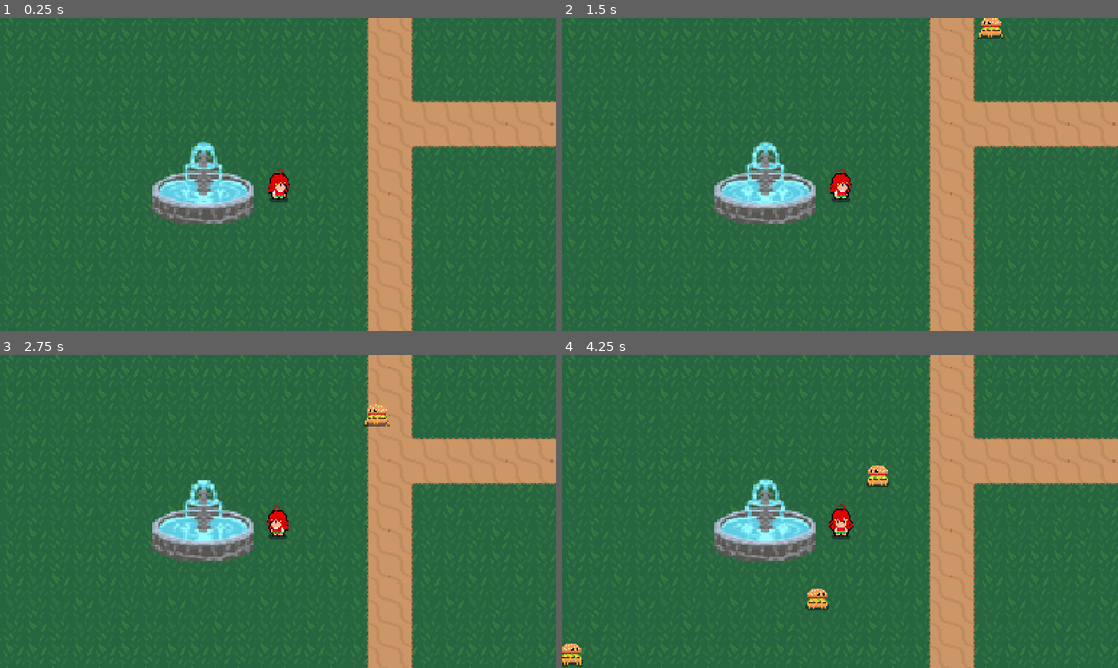
Above: before the commit, frames 1-4 (two rows, left to right).
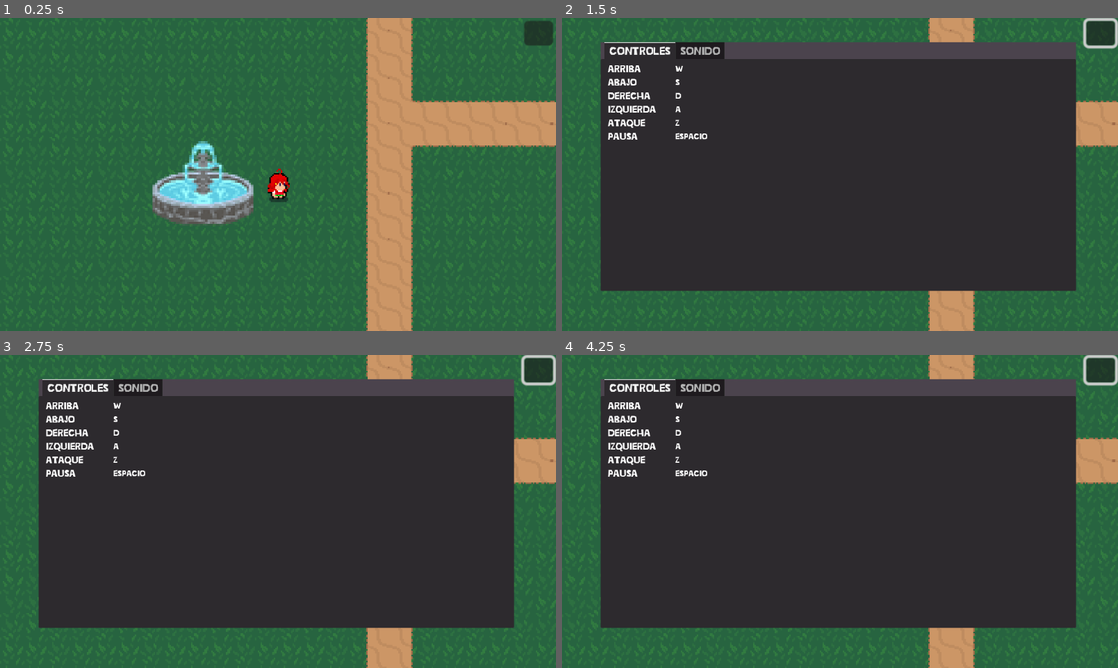
Above: after the commit, the same moments.

Repository: AbrahamReyes08/-
Game: Godot game, scene res://Scenes/MainWorld.tscn
The game is run twice, just before and just after one commit, with the same random seed, the same clock (stepped at 60 frames per second) and the same inputs. This scene is started directly instead of the project's main scene.
Inputs (mouse positions are in pixels of both pictures, inside the frame that each line leads up to):
- Up to frame 1 (0.25 s): no input
- Up to frame 2 (1.5 s): click (1101, 33) at 0.52 s; move the mouse to (962, 158) at 1.27 s
- Up to frame 3 (2.75 s): move the mouse to (166, 527) at 2.02 s
- Up to frame 4 (4.25 s): move the mouse to (895, 442) at 2.77 s; move the mouse to (812, 574) at 3.52 s

The runs differ from the first frame. In frame 1, 1.5% of the frame differs, in the area x 27-100%, y 0-100%; in frame 2, 69%, in the area x 6-100%, y 0-100%; in frame 3, 69%; in frame 4, 69%.

Commit message:
PAUSAS, SCALAS, SONIDOS, EFECTOS
P

Diff:
--- a/Adds/Scenes/enemigo.tscn
+++ b/Adds/Scenes/enemigo.tscn
@@ -1,9 +1,10 @@
-[gd_scene load_steps=14 format=3 uid="uid://cpvke8rl1ed2m"]
+[gd_scene load_steps=15 format=3 uid="uid://cpvke8rl1ed2m"]
 
 [ext_resource type="Script" path="res://Scripts/enemigo.gd" id="1_k40y0"]
 [ext_resource type="Texture2D" uid="uid://bkf11yn0bypxn" path="res://Assets/burger.png" id="2_spyty"]
 [ext_resource type="PackedScene" uid="uid://c1jcpr01nhef5" path="res://Adds/MovementScenes/movimientoenem.tscn" id="3_0pjuy"]
 [ext_resource type="Script" path="res://Adds/Scenes/HitBoxEnem.gd" id="4_q73lm"]
+[ext_resource type="AudioStream" uid="uid://bag2exfu3orde" path="res://Sounds/death effect.mp3" id="5_4nf4r"]
 
 [sub_resource type="CapsuleShape2D" id="CapsuleShape2D_ndxs1"]
 radius = 5.0
@@ -142,4 +143,8 @@
 "": SubResource("AnimationLibrary_dvbwv")
 }
 
+[node name="Effect" type="AudioStreamPlayer2D" parent="."]
+stream = ExtResource("5_4nf4r")
+bus = &"SFX"
+
 [connection signal="area_entered" from="HurtBox" to="." method="_on_hurt_box_area_entered"]
--- a/Adds/Scenes/personaje.tscn
+++ b/Adds/Scenes/personaje.tscn
@@ -3,7 +3,7 @@
 [ext_resource type="PackedScene" uid="uid://bkqd0ixaxta6c" path="res://Adds/MovementScenes/movimiento.tscn" id="1_2hqh2"]
 [ext_resource type="Texture2D" uid="uid://dx4ykml56kqps" path="res://Assets/jugador1.png" id="2_pxpaw"]
 [ext_resource type="Script" path="res://Scripts/HitBox.gd" id="3_fhbup"]
-[ext_resource type="PackedScene" uid="uid://ecdkkp64u7mx" path="res://Scenes/popupSettings.tscn" id="4_itu7o"]
+[ext_resource type="AudioStream" uid="uid://dbyo461725ygk" path="res://Sounds/punch-2-166695.mp3" id="4_vpmoh"]
 
 [sub_resource type="GDScript" id="GDScript_r7xs3"]
 script/source = "extends CharacterBody2D
@@ -54,6 +54,7 @@
 				puedeatacar=false
 				$CooldownAtaque.start()
 				animPlayer.play(\"Hit\"+lastanim)
+				$Effects/punch.play()
 				await (animPlayer.animation_finished)
 				atacar=false
 	else:
@@ -64,6 +65,7 @@
 				puedeatacar=false
 				$CooldownAtaque.start()
 				animPlayer.play(\"Hit\"+lastanim)
+				$Effects/punch.play()
 				await (animPlayer.animation_finished)
 				atacar=false
 
@@ -87,9 +89,6 @@
 func _on_timer_timeout():
 	puedeatacar=true
 
-func _on_button_pressed():
-	$Popup.popup()
-
 func _on_hurt_box_area_entered(HitBox: Area2D):
 	if(HitBox.name == \"HitBox\"):
 		var damage=HitBox.damage
@@ -97,12 +96,12 @@
 		sprite.self_modulate.a = 0.75
 		$\"HurtBox\".disable_mode = true
 		$\"CooldownAtaque\".wait_time = 0.25
-		$Movimiento.speed = 75
+		$Movimiento.speed = 110
 		$\"HitCooldown\".start()
 
 func _on_hit_cooldown_timeout():
 	sprite.self_modulate.a = 1
-	$Movimiento.speed = 50
+	$Movimiento.speed = 80
 	$\"HurtBox\".disable_mode = false
 	$\"CooldownAtaque\".wait_time = cooldowntime
 "
@@ -429,7 +428,7 @@
 texture = ExtResource("2_pxpaw")
 hframes = 6
 vframes = 10
-frame = 45
+frame = 54
 
 [node name="AnimationPlayer" type="AnimationPlayer" parent="."]
 libraries = {
@@ -462,22 +461,18 @@
 
 [node name="Camera2D" type="Camera2D" parent="."]
 
-[node name="Button" type="Button" parent="Camera2D"]
-offset_left = 530.0
-offset_top = -317.0
-offset_right = 566.0
-offset_bottom = -289.0
-
 [node name="CooldownAtaque" type="Timer" parent="."]
 wait_time = 1.25
 
-[node name="Popup" parent="." instance=ExtResource("4_itu7o")]
-visible = false
-
 [node name="HitCooldown" type="Timer" parent="."]
 wait_time = 5.0
 
+[node name="Effects" type="Node2D" parent="."]
+
+[node name="punch" type="AudioStreamPlayer2D" parent="Effects"]
+stream = ExtResource("4_vpmoh")
+bus = &"SFX"
+
 [connection signal="area_entered" from="HurtBox" to="." method="_on_hurt_box_area_entered"]
-[connection signal="pressed" from="Camera2D/Button" to="." method="_on_button_pressed"]
 [connection signal="timeout" from="CooldownAtaque" to="." method="_on_timer_timeout"]
 [connection signal="timeout" from="HitCooldown" to="." method="_on_hit_cooldown_timeout"]
--- a/Scenes/DesertWorld.tscn
+++ b/Scenes/DesertWorld.tscn
@@ -344,6 +344,7 @@
 sources/3 = SubResource("TileSetAtlasSource_uur42")
 
 [node name="DesertWorld" type="Node2D"]
+scale = Vector2(2.5, 2.5)
 script = ExtResource("1_siji5")
 
 [node name="TextureRect" type="TextureRect" parent="."]
--- a/Scenes/MainWorld.tscn
+++ b/Scenes/MainWorld.tscn
@@ -10,6 +10,9 @@
 [ext_resource type="Texture2D" uid="uid://5vb8vpj2ltbh" path="res://imports/Bush.png" id="8_7usbk"]
 [ext_resource type="Texture2D" uid="uid://b5vnrxvwyxssq" path="res://imports/fuenteDeAgua.png" id="10_hoy05"]
 [ext_resource type="PackedScene" uid="uid://bcbl7ac53rpn" path="res://Adds/Scenes/arrow_thrower.tscn" id="10_kphet"]
+[ext_resource type="PackedScene" uid="uid://pyte6dejwilv" path="res://Scenes/pausePopup.tscn" id="11_bljsd"]
+[ext_resource type="AudioStream" uid="uid://3smjlv48x1k1" path="res://Sounds/optime mapa.mp3" id="12_vj42s"]
+[ext_resource type="AudioStream" uid="uid://chi8ianedfwie" path="res://Sounds/loop.mp3" id="13_3owdl"]
 
 [sub_resource type="TileSetAtlasSource" id="TileSetAtlasSource_r7jpm"]
 texture = ExtResource("2_sm8oj")
@@ -334,6 +337,7 @@
 }]
 
 [node name="World" type="Node2D"]
+scale = Vector2(3, 3)
 script = ExtResource("1_8m17j")
 
 [node name="TextureRect" type="TextureRect" parent="."]
@@ -358,9 +362,6 @@
 format = 2
 layer_0/tile_data = PackedInt32Array(0, 3, 0, 1, 327683, 0, 2, 131075, 0, 3, 327683, 0, 4, 262147, 0, 5, 327683, 0, 6,  …(10610 unchanged characters)…
 
-[node name="Personaje" parent="." instance=ExtResource("5_cva4f")]
-position = Vector2(578, 325)
-
 [node name="bushesArea" type="Area2D" parent="."]
 
 [node name="Bush6" type="Sprite2D" parent="bushesArea"]
@@ -526,5 +527,32 @@
 
 [node name="ArrowThrower" parent="." instance=ExtResource("10_kphet")]
 
+[node name="Popup2" parent="." instance=ExtResource("11_bljsd")]
+visible = false
+
+[node name="Node" type="Node" parent="."]
+
+[node name="Personaje" parent="." instance=ExtResource("5_cva4f")]
+position = Vector2(578, 325)
+
+[node name="PauseButton" type="Button" parent="Personaje"]
+offset_left = 170.0
+offset_top = -106.0
+offset_right = 190.0
+offset_bottom = -89.0
+
+[node name="Start" type="AudioStreamPlayer2D" parent="."]
+stream = ExtResource("12_vj42s")
+volume_db = 24.0
+bus = &"SFX"
+
+[node name="fondo" type="AudioStreamPlayer2D" parent="."]
+stream = ExtResource("13_3owdl")
+volume_db = 24.0
+autoplay = true
+bus = &"Music"
+
 [connection signal="child_exiting_tree" from="." to="." method="_on_child_exiting_tree"]
 [connection signal="timeout" from="EnemySpawn" to="." method="_on_enemy_spawn_timeout"]
+[connection signal="visibility_changed" from="Popup2" to="." method="_on_popup_2_visibility_changed"]
+[connection signal="pressed" from="Personaje/PauseButton" to="." method="_on_pause_button_pressed"]
--- a/Scenes/menu.tscn
+++ b/Scenes/menu.tscn
@@ -1,10 +1,11 @@
-[gd_scene load_steps=8 format=3 uid="uid://c3vc7i7acbtxb"]
+[gd_scene load_steps=9 format=3 uid="uid://c3vc7i7acbtxb"]
 
 [ext_resource type="Script" path="res://Scripts/Menu.gd" id="1_uhuwb"]
 [ext_resource type="FontFile" uid="uid://c0c4myavfhko0" path="res://Fonts/ZeroCool.otf" id="2_jg4ew"]
 [ext_resource type="PackedScene" uid="uid://df6782cwru7" path="res://Scenes/parallax_background.tscn" id="3_vlgqp"]
 [ext_resource type="AudioStream" uid="uid://lns0awibxvkj" path="res://Sounds/pulsaBoton.mp3" id="4_61aol"]
 [ext_resource type="AudioStream" uid="uid://mgi4bie4m78d" path="res://Sounds/interfazSonido.mp3" id="5_lklq2"]
+[ext_resource type="AudioStream" uid="uid://3smjlv48x1k1" path="res://Sounds/optime mapa.mp3" id="6_58aum"]
 [ext_resource type="PackedScene" uid="uid://ecdkkp64u7mx" path="res://Scenes/popupSettings.tscn" id="6_dcbpp"]
 [ext_resource type="PackedScene" uid="uid://1dqe0g45rivi" path="res://Scenes/popupMap.tscn" id="7_1y8mg"]
 
@@ -13,6 +14,8 @@
 anchors_preset = 15
 anchor_right = 1.0
 anchor_bottom = 1.0
+offset_right = -315.0
+offset_bottom = 247.0
 grow_horizontal = 2
 grow_vertical = 2
 script = ExtResource("1_uhuwb")
@@ -71,6 +74,10 @@
 autoplay = true
 bus = &"Music"
 
+[node name="SelectMap" type="AudioStreamPlayer2D" parent="Sonidos"]
+stream = ExtResource("6_58aum")
+bus = &"SFX"
+
 [node name="Popup" parent="." instance=ExtResource("6_dcbpp")]
 visible = false
 
--- /dev/null
+++ b/Scenes/pausePopup.gd
@@ -0,0 +1,5 @@
+extends Popup
+
+func _process(delta):
+	if Input.is_action_just_pressed("Pause"):
+		popup_hide
--- /dev/null
+++ b/Scenes/pausePopup.tscn
@@ -0,0 +1,175 @@
+[gd_scene load_steps=3 format=3 uid="uid://pyte6dejwilv"]
+
+[ext_resource type="Script" path="res://Scenes/pausePopup.gd" id="1_7kknn"]
+[ext_resource type="FontFile" uid="uid://c0c4myavfhko0" path="res://Fonts/ZeroCool.otf" id="1_l28oo"]
+
+[node name="Popup" type="Popup"]
+position = Vector2i(80, 50)
+size = Vector2i(985, 515)
+visible = true
+script = ExtResource("1_7kknn")
+
+[node name="ColorRect" type="ColorRect" parent="."]
+offset_left = -0.5
+offset_top = -1.0
+offset_right = 985.5
+offset_bottom = 519.0
+color = Color(0.247059, 0.0196078, 0.301961, 0.137255)
+
+[node name="TabContainer" type="TabContainer" parent="."]
+custom_minimum_size = Vector2(985, 515)
+offset_right = 40.0
+offset_bottom = 40.0
+theme_override_fonts/font = ExtResource("1_l28oo")
+theme_override_font_sizes/font_size = 23
+
+[node name="Controles" type="TabBar" parent="TabContainer"]
+layout_mode = 2
+theme_override_fonts/font = ExtResource("1_l28oo")
+
+[node name="GridContainer" type="GridContainer" parent="TabContainer/Controles"]
+layout_mode = 0
+offset_left = 15.0
+offset_top = 8.0
+offset_right = 124.0
+offset_bottom = 159.0
+theme_override_constants/h_separation = 40
+theme_override_constants/v_separation = 4
+columns = 2
+
+[node name="Arriba" type="Label" parent="TabContainer/Controles/GridContainer"]
+layout_mode = 2
+theme_override_fonts/font = ExtResource("1_l28oo")
+theme_override_font_sizes/font_size = 20
+text = "Arriba"
+vertical_alignment = 3
+
+[node name="Label6" type="Label" parent="TabContainer/Controles/GridContainer"]
+layout_mode = 2
+theme_override_fonts/font = ExtResource("1_l28oo")
+theme_override_font_sizes/font_size = 17
+text = "W"
+
+[node name="Abajo" type="Label" parent="TabContainer/Controles/GridContainer"]
+layout_mode = 2
+theme_override_fonts/font = ExtResource("1_l28oo")
+theme_override_font_sizes/font_size = 20
+text = "Abajo
+"
+vertical_alignment = 3
+
+[node name="Label8" type="Label" parent="TabContainer/Controles/GridContainer"]
+layout_mode = 2
+theme_override_fonts/font = ExtResource("1_l28oo")
+theme_override_font_sizes/font_size = 17
+text = "S"
+
+[node name="Derecha" type="Label" parent="TabContainer/Controles/GridContainer"]
+layout_mode = 2
+theme_override_fonts/font = ExtResource("1_l28oo")
+theme_override_font_sizes/font_size = 20
+text = "Derecha
+"
+vertical_alignment = 3
+
+[node name="Label10" type="Label" parent="TabContainer/Controles/GridContainer"]
+layout_mode = 2
+theme_override_fonts/font = ExtResource("1_l28oo")
+theme_override_font_sizes/font_size = 17
+text = "D"
+
+[node name="Izquierda" type="Label" parent="TabContainer/Controles/GridContainer"]
+layout_mode = 2
+theme_override_fonts/font = ExtResource("1_l28oo")
+theme_override_font_sizes/font_size = 20
+text = "Izquierda
+"
+vertical_alignment = 3
+
+[node name="Label9" type="Label" parent="TabContainer/Controles/GridContainer"]
+layout_mode = 2
+theme_override_fonts/font = ExtResource("1_l28oo")
+theme_override_font_sizes/font_size = 17
+text = "A"
+
+[node name="Ataque" type="Label" parent="TabContainer/Controles/GridContainer"]
+layout_mode = 2
+theme_override_fonts/font = ExtResource("1_l28oo")
+theme_override_font_sizes/font_size = 20
+text = "Ataque"
+vertical_alignment = 3
+
+[node name="Label7" type="Label" parent="TabContainer/Controles/GridContainer"]
+layout_mode = 2
+theme_override_fonts/font = ExtResource("1_l28oo")
+theme_override_font_sizes/font_size = 17
+text = "Z
+"
+
+[node name="Ataque2" type="Label" parent="TabContainer/Controles/GridContainer"]
+layout_mode = 2
+theme_override_fonts/font = ExtResource("1_l28oo")
+theme_override_font_sizes/font_size = 20
+text = "Pausa"
+vertical_alignment = 3
+
+[node name="Label11" type="Label" parent="TabContainer/Controles/GridContainer"]
+layout_mode = 2
+theme_override_fonts/font = ExtResource("1_l28oo")
+theme_override_font_sizes/font_size = 17
+text = "ESPACIO"
+
+[node name="Sonido" type="TabBar" parent="TabContainer"]
+visible = false
+layout_mode = 2
+theme_override_fonts/font = ExtResource("1_l28oo")
+
+[node name="GridContainer" type="GridContainer" parent="TabContainer/Sonido"]
+offset_left = 15.0
+offset_top = 8.0
+offset_right = 379.0
+offset_bottom = 98.0
+theme_override_constants/h_separation = 50
+theme_override_constants/v_separation = 20
+columns = 2
+
+[node name="AudioMusicLbl" type="Label" parent="TabContainer/Sonido/GridContainer"]
+layout_mode = 2
+theme_override_fonts/font = ExtResource("1_l28oo")
+theme_override_font_sizes/font_size = 27
+text = "Volumen de musica"
+
+[node name="Maximo2" type="Label" parent="TabContainer/Sonido/GridContainer"]
+layout_mode = 2
+text = "MIN
+"
+
+[node name="AudioSFXLbl" type="Label" parent="TabContainer/Sonido/GridContainer"]
+layout_mode = 2
+theme_override_fonts/font = ExtResource("1_l28oo")
+theme_override_font_sizes/font_size = 27
+text = "Volumen de efectos"
+
+[node name="Maximo3" type="Label" parent="TabContainer/Sonido/GridContainer"]
+layout_mode = 2
+text = "MIN
+"
+
+[node name="HSlider" type="HSlider" parent="TabContainer/Sonido"]
+layout_mode = 0
+offset_left = 400.0
+offset_top = 15.0
+offset_right = 959.0
+offset_bottom = 31.0
+min_value = -28.0
+max_value = 25.0
+step = 0.01
+
+[node name="HSlider2" type="HSlider" parent="TabContainer/Sonido"]
+offset_left = 400.0
+offset_top = 71.0
+offset_right = 959.0
+offset_bottom = 87.0
+min_value = -28.0
+max_value = 25.0
+step = 0.01
--- a/Scenes/popupSettings.tscn
+++ b/Scenes/popupSettings.tscn
@@ -38,6 +38,7 @@
 theme_override_fonts/font = ExtResource("1_e6bkd")
 
 [node name="Video" type="TabBar" parent="SettingsTabs"]
+visible = false
 layout_mode = 2
 
 [node name="MarginContainer" type="MarginContainer" parent="SettingsTabs/Video"]
@@ -98,7 +99,6 @@
 value = 0.01
 
 [node name="Audio" type="TabBar" parent="SettingsTabs"]
-visible = false
 layout_mode = 2
 
 [node name="MarginContainer" type="MarginContainer" parent="SettingsTabs/Audio"]
--- a/Scripts/MainWorld.gd
+++ b/Scripts/MainWorld.gd
@@ -3,7 +3,10 @@
 @onready var enemy = preload("res://Adds/Scenes/enemigo.tscn")
 @onready var personaje = $Personaje
 @onready var arrowthrower = $"ArrowThrower"
+@onready var pauseButton = $Personaje/PauseButton
 
+
+var pauseee=false
 var maxenemy=25
 var cantenemy=0
 
@@ -11,9 +14,13 @@
 	$EnemySpawn.start()
 	$fuente.play("default")
 	arrowthrower.set_player(personaje)
+	$Start.play()
 
 func _process(delta):
 	arrowthrower.position=personaje.position
+
+	if Input.is_action_just_pressed("Pause"):
+		$Popup2.popup()
 
 func _on_enemy_spawn_timeout():
 	if(cantenemy<maxenemy):
@@ -40,3 +47,13 @@
 
 func _on_child_exiting_tree(enemy):
 	cantenemy-=1
+
+
+func _on_pause_button_pressed():
+	$Popup2.popup()
+
+func _on_popup_2_visibility_changed():
+	if $Popup2.visible==true:
+		get_tree().paused = true
+	else:
+		get_tree().paused=false
--- a/Scripts/Movimiento.gd
+++ b/Scripts/Movimiento.gd
@@ -1,7 +1,7 @@
 extends Node
 class_name Movimiento
 
-var speed = 50;
+var speed = 80;
 var personaje: CharacterBody2D
 
 func setupPersonaje(personaje: CharacterBody2D):
--- a/Scripts/enemigo.gd
+++ b/Scripts/enemigo.gd
@@ -2,6 +2,8 @@
 
 @onready var movimiento: MovimientoEnem = $"MovimientoEnem" as MovimientoEnem
 @onready var animPlayer = $"AnimationPlayer"
+@onready var burgerFalling=$burgerFalling
+
 var jugador
 var hp = 100
 var damage = 25
@@ -39,8 +41,11 @@
 func selfdestroy():
 	if(hp<=0):
 		animPlayer.play("Death")
+		$Effect.play()
 		await (animPlayer.animation_finished)
 		queue_free()
+
+
 
 func _on_hurt_box_area_entered(HitBox: Area2D):
 	var damageSourcePos = HitBox.global_position
--- a/Scripts/popupMap.gd
+++ b/Scripts/popupMap.gd
@@ -14,5 +14,6 @@
 func _on_button_pressed():
 	get_tree().change_scene_to_file("res://Scenes/MainWorld.tscn")
 
+
 func _on_button_2_pressed():
 	get_tree().change_scene_to_file("res://Scenes/DesertWorld.tscn")
--- a/Sounds/default_bus_layout.tres
+++ b/Sounds/default_bus_layout.tres
@@ -12,5 +12,5 @@
 bus/2/solo = false
 bus/2/mute = false
 bus/2/bypass_fx = false
-bus/2/volume_db = 0.0
+bus/2/volume_db = 6.02
 bus/2/send = &"Master"
--- a/project.godot
+++ b/project.godot
@@ -26,7 +26,6 @@
 [display]
 
 window/stretch/mode="viewport"
-window/stretch/scale=3.0
 
 [input]
 
@@ -57,7 +56,13 @@
 attack={
 "deadzone": 0.5,
 "events": [Object(InputEventMouseButton,"resource_local_to_scene":false,"resource_name":"","device":-1,"window_id":0,"a …(253 unchanged characters)…
-, Object(InputEventKey,"resource_local_to_scene":false,"resource_name":"","device":-1,"window_id":0,"alt_pressed":false,"shift_pressed":false,"ctrl_pressed":false,"meta_pressed":false,"pressed":false,"keycode":0,"physical_keycode":32,"key_label":0,"unicode":32,"echo":false,"script":null)
+, Object(InputEventKey,"resource_local_to_scene":false,"resource_name":"","device":0,"window_id":0,"alt_pressed":false,"shift_pressed":false,"ctrl_pressed":false,"meta_pressed":false,"pressed":false,"keycode":0,"physical_keycode":90,"key_label":0,"unicode":0,"echo":false,"script":null)
+]
+}
+Pause={
+"deadzone": 0.5,
+"events": [Object(InputEventKey,"resource_local_to_scene":false,"resource_name":"","device":0,"window_id":0,"alt_pressed":false,"shift_pressed":false,"ctrl_pressed":false,"meta_pressed":false,"pressed":false,"keycode":32,"physical_keycode":32,"key_label":32,"unicode":0,"echo":false,"script":null)
+, Object(InputEventKey,"resource_local_to_scene":false,"resource_name":"","device":0,"window_id":0,"alt_pressed":false,"shift_pressed":false,"ctrl_pressed":false,"meta_pressed":false,"pressed":false,"keycode":0,"physical_keycode":4194305,"key_label":0,"unicode":0,"echo":false,"script":null)
 ]
 }
 
Binary file added: Assets/burger cayendo.png
Not shown, added: Assets/burger cayendo.png.import
Not shown: 1 places in Scenes/MainWorld.tscn that only renumber resources
Not shown, added: Sounds/death effect.mp3.import
Not shown, added: Sounds/loop.mp3.import
Not shown, added: Sounds/optime mapa.mp3.import
Not shown, added: Sounds/punch-2-166695.mp3.import
Binary file removed: Sounds/snow_template1.jpg
Not shown, removed: Sounds/snow_template1.jpg.import
Not shown, added: Sounds/sword.mp3.import
Not shown, added: Sounds/death effect.mp3
Not shown, added: Sounds/loop.mp3
(and 3 more such lines)
